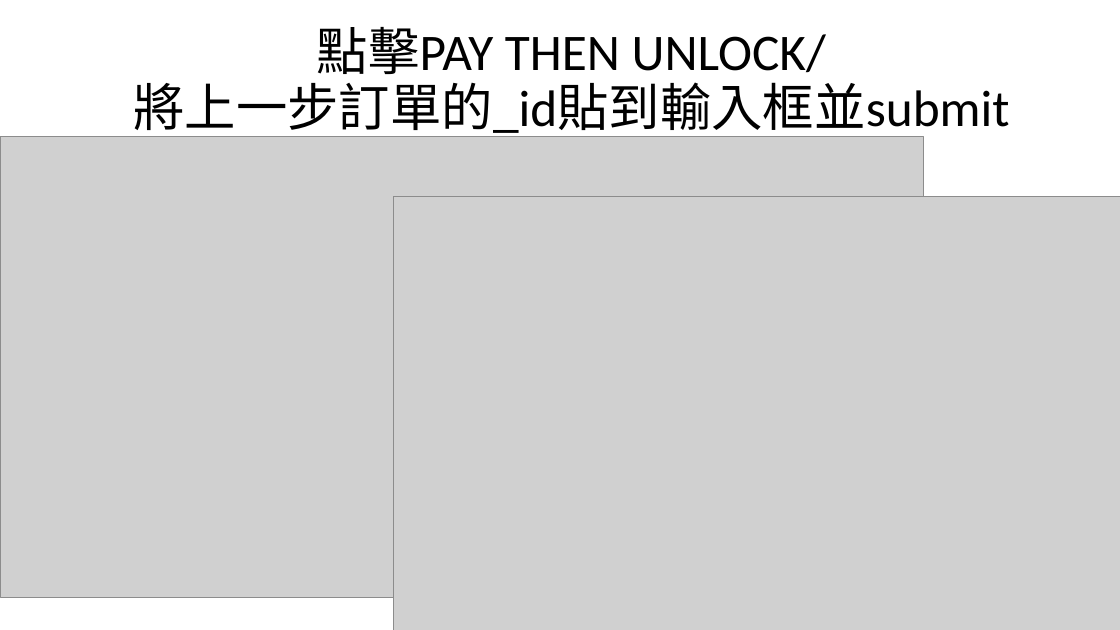
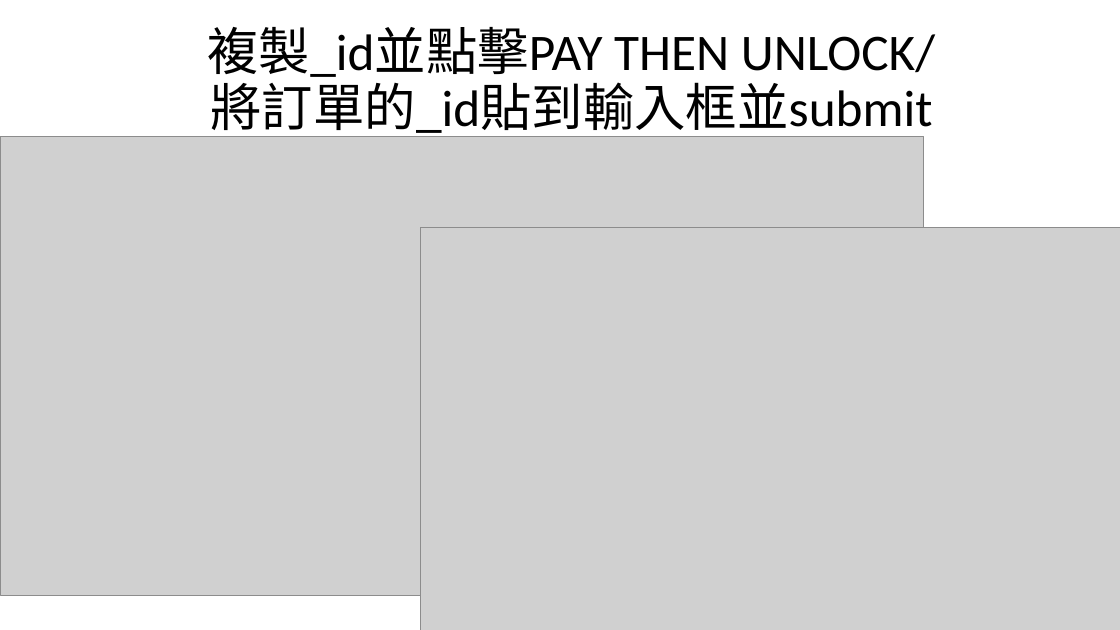
Before and after one commit to kai2june/CatchBoWebsite, a slide deck: slide 24 of CatchBo.pptx (slide 22 before the commit). Drawn at 1120x630 pixels with LibreOffice and Linux fonts; fonts in the diff are those of the drawing; grey boxes stand for pictures. Boxes give left, top, right and bottom in pixels: in the first picture for what was removed or moved away, otherwise in the second. Text is boxed around its words. In the diff, an @@ line names an element or a change of style, - is before the commit and + after.

```diff
--- a/CatchBo.pptx
+++ b/CatchBo.pptx
@@ title at bbox=[208, 27, 935, 139]: text changed @@
-點擊PAY THEN UNLOCK/
-將上一步訂單的_id貼到輸入框並submit
+複製_id並點擊PAY THEN UNLOCK/
+將訂單的_id貼到輸入框並submit
@@ picture: place and size @@
-picture at bbox=[394, 197, 1120, 630]
+picture at bbox=[421, 227, 1120, 630]
```
Also in this commit, not shown: 13 other slides changed, 9 slides added, 7 slides removed, 6 other files.
